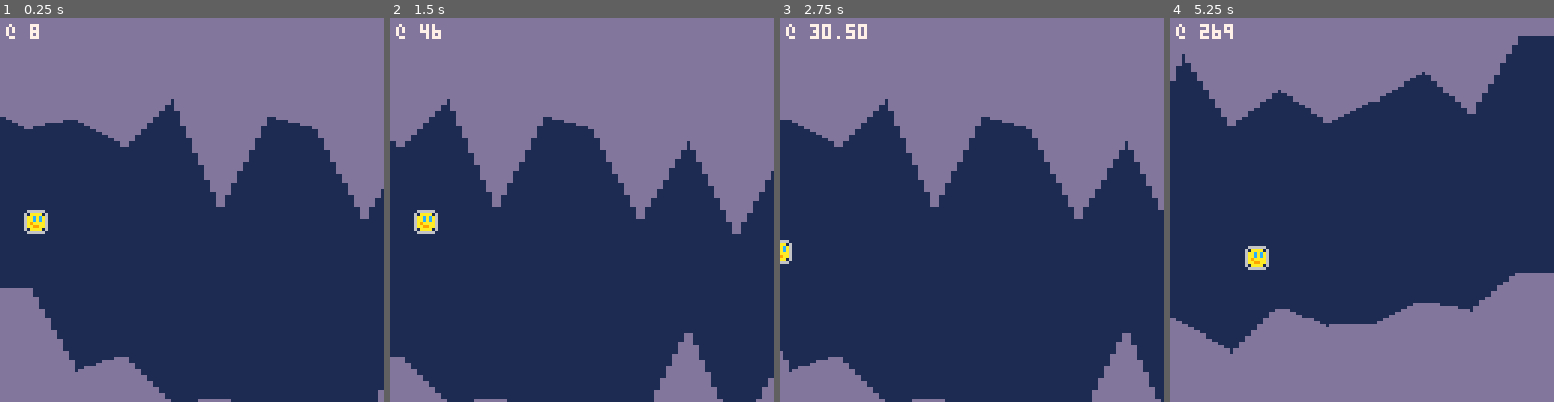
Above: before the commit, frames 1-4 (left to right).
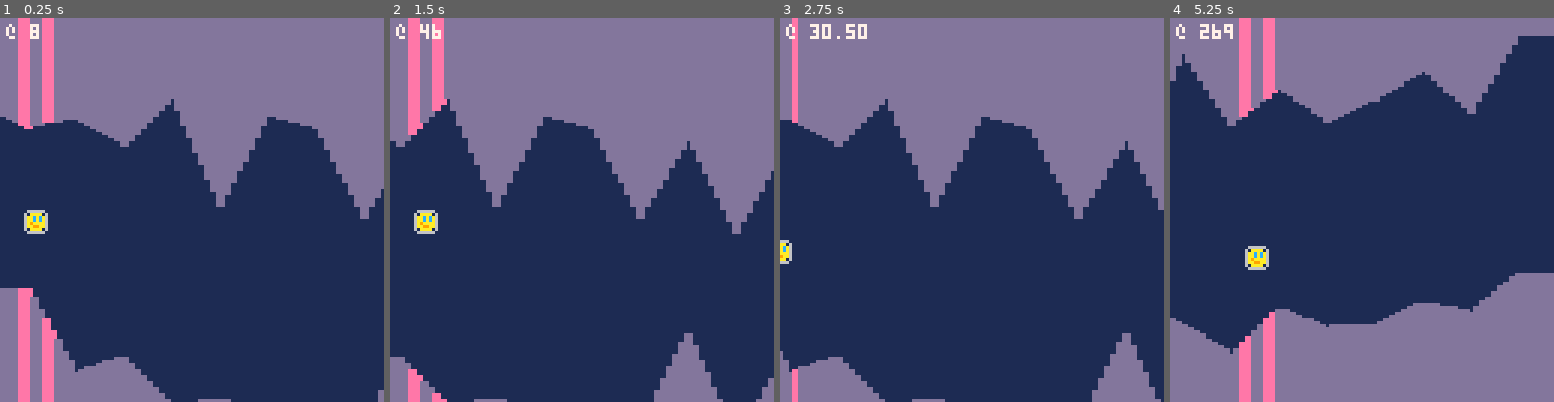
Above: after the commit, the same moments.

Repository: broquaint/pico8-carts
Game: PICO-8 cartridge eggjam3.p8
Same seed, same stepped clock (60 frames per second), same inputs: the game is played once before the commit and once after it.
Inputs:
- Up to frame 1 (0.25 s): no input
- Up to frame 2 (1.5 s): tap O (Z key) at 0.33, 0.7, 1.43 s; tap X (X key) at 1.07 s
- Up to frame 3 (2.75 s): hold Left 1.97-2.37 s; tap X (X key) at 2.07, 2.4, 2.73 s; tap O (Z key) at 2.22 s; hold Down from 2.42 s (still down)
- Up to frame 4 (5.25 s): release Down at 2.82 s; hold Right 2.87-3.53 s; tap X (X key) every 0.33 s from 3.07 to 5.07 s; tap O (Z key) at 3.1, 3.98, 4.87 s; hold Up 3.58-4.08 s; hold Right 4.13-4.53 s; hold Down 4.58-5.08 s; hold Left from 5.13 s (still down)

The runs differ from the first frame. In frame 1, 3.4% of the frame differs, in the area x 4-15%, y 0-100%; in frame 2, 2.0%; in frame 3, 0.5%; in frame 4, 2.7%.

Commit message:
Generate terrain up front

Diff:
--- a/eggjam3.p8
+++ b/eggjam3.p8
@@ -5,8 +5,11 @@
 
 #include utils.lua
 
-lvl={up={},down={}}
+terrain={up={},down={}}
 function _init()
+   local lvl={up={},down={}}
+
+   -- Generate slopes
    for _=1,10 do
       local go_up       = randx(2) > 1
       local offset_up   = randx(20)
@@ -18,6 +21,25 @@
          offset_up   += go_up and -2 or 2
          offset_down += go_up and  2 or -2
       end
+   end
+
+   local function calc_terrain_step(lvl, i, x, terr)
+      local from = lvl[i]
+      local to   = lvl[i+1]
+      local step = -(from-to) / 8
+      local y    = from
+      for j = 1,8 do
+         add(terr, { x=x, y=y })
+         x+=2
+         y+=step
+      end
+   end
+   -- Calculate terrain
+   local x = 0
+   for i = 1, #lvl.up - 1 do
+      calc_terrain_step(lvl.up,   i, x, terrain.up)
+      calc_terrain_step(lvl.down, i, x, terrain.down)
+      x += 16
    end
 end
 
@@ -46,36 +68,31 @@
    camera(flr(cam_x))
 end
 
+function draw_terrain(terr, do_draw)
+   local px0 = player_x + cam_x
+   local px1 = px0 + 8
+   local py0 = player_y
+   local py1 = py0 + 8
+
+   for pos in all(terr) do
+      local colour = violet
+      if (px0 >= pos.x and px0 <= (pos.x+2))
+      or (px1 >= pos.x and px1 <= (pos.x+2)) then
+         colour = salmon
+      end
+      do_draw(pos.x, pos.y, colour)
+   end
+end
+
 function _draw()
    cls(navy)
 
-   local x = 0
-   for i = 1,#lvl.up - 1 do
-      local from = lvl.up[i]
-      local to   = lvl.up[i+1]
-      local step = -(from-to) / 8
-      local y = from
-      for j = 1,8 do
-         -- dump_once(x, ' x ', y, ' [',from,'-',to,']')
-         rectfill(x, 0, x+2, y, violet)
-         x+=2
-         y+=step
-      end
-   end
-
-   local x = 0
-   for i = 1,#lvl.down - 1 do
-      local from = lvl.down[i]
-      local to   = lvl.down[i+1]
-      local step = -(from-to) / 8
-      local y    = from
-      for j = 1,8 do
-         --dump_once(x, ' x ', y, ' [',from,'-',to,']')
-         rectfill(x, 128, x+2, 128-y, violet)
-         x+=2
-         y+=step
-      end
-   end
+   draw_terrain(terrain.up, function(x, y, colour)
+                   rectfill(x, 0, x+2, y, colour)
+   end)
+   draw_terrain(terrain.down, function(x, y, colour)
+                   rectfill(x, 128, x+2, 128-y, colour)
+   end)
 
    -- line(0, 64, 128+cam_x, 64, yellow)
    spr(1, flr(player_x + cam_x), player_y)
